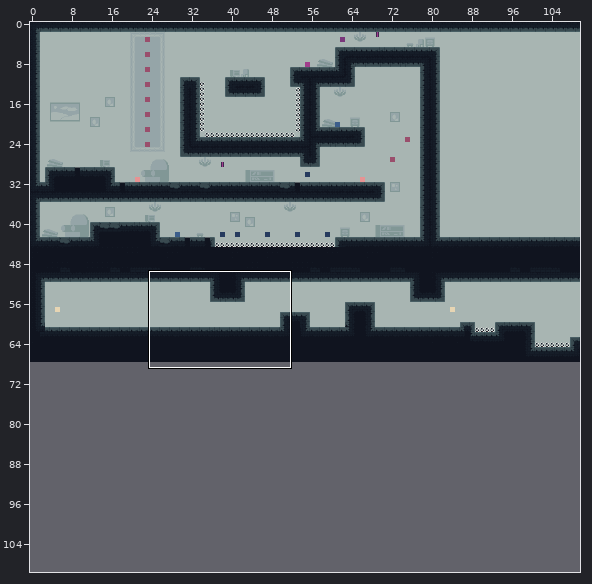
Tiled map: assets/newLevels.tmx. Above: a wide view before the commit, with the close-up outlined.
Close-up. Earlier state:
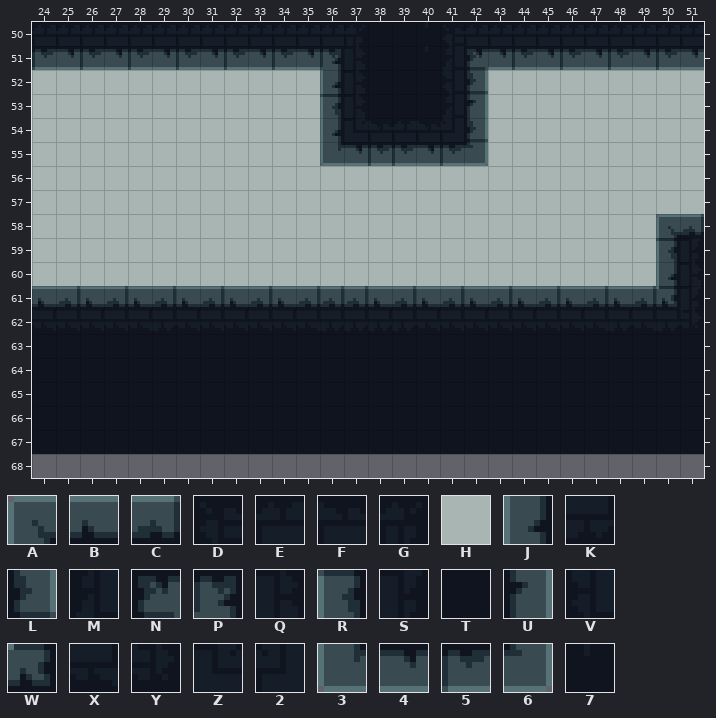
Cells are 8x8 px. Shown: x 24..51, y 50..68. The commit also changed other parts of the map, which this record leaves out.
Key: from "tileset": A 0, B 2, C 3, D 6, E 7, F 8, G 9, H 12, J 32, K 34, L 37, M 38, N 39, P 40, Q 41, R 64, S 65, T 66, U 69, V 70, W 72, X 103, Y 105, Z 129, 2 132, 3 160, 4 161, 5 162, 6 165, 7 418.
_ is an empty cell, # one hidden under a higher layer.
Layers that did not change in this view are not listed.
Layer "bg" before, first column x 24:
50 ____________________________
51 ____________________________
52 ____________________________
53 ____________________________
54 ____________________________
55 ____________________________
56 ______________##HHH_________
57 ______________#HHHH_________
58 ______________#HHHH#________
59 _______________#HHH#________
60 ________________HHH_________
61 ____________________________
62 ____________________________
63 ____________________________
64 ____________________________
65 ____________________________
66 ____________________________
67 ____________________________
68 ____________________________
Layer "ground" before, first column x 24:
50 EEEEEEEEEEEEEGTT7DEEEEEEEEEE
51 545454545454PQTT7MN454545454
52 HHHHHHHHHHHHJQTTTVLHHHHHHHHH
53 HHHHHHHHHHHHRQTTTMUHHHHHHHHH
54 HHHHHHHHHHHHJZFEF2LHHHHHHHHH
55 HHHHHHHHHHHH3455456HHHHHHHHH
56 HHHHHHHHHHHHHHHH___HHHHHHHHH
57 HHHHHHHHHHHHHHH____HHHHHHHHH
58 HHHHHHHHHHHHHHH____HHHHHHHAC
59 HHHHHHHHHHHHHHHH___HHHHHHHRS
60 HHHHHHHHHHHHHHHH___HHHHHHHJQ
61 BCBCBCBCBCBCCCBCBCBCBCBCBCWS
62 XXXXXKXXXXXXKKKKXXXXXXXXKXKY
63 TTTTTTTTTTTTTTTTTTTTTTTTTTTT
64 TTTTTTTTTTTTTTTTTTTTTTTTTTTT
65 TTTTTTTTTTTTTTTTTTTTTTTTTTTT
66 TTTTTTTTTTTTTTTTTTTTTTTTTTTT
67 TTTTTTTTTTTTTTTTTTTTTTTTTTTT
68 ____________________________
Once edited:
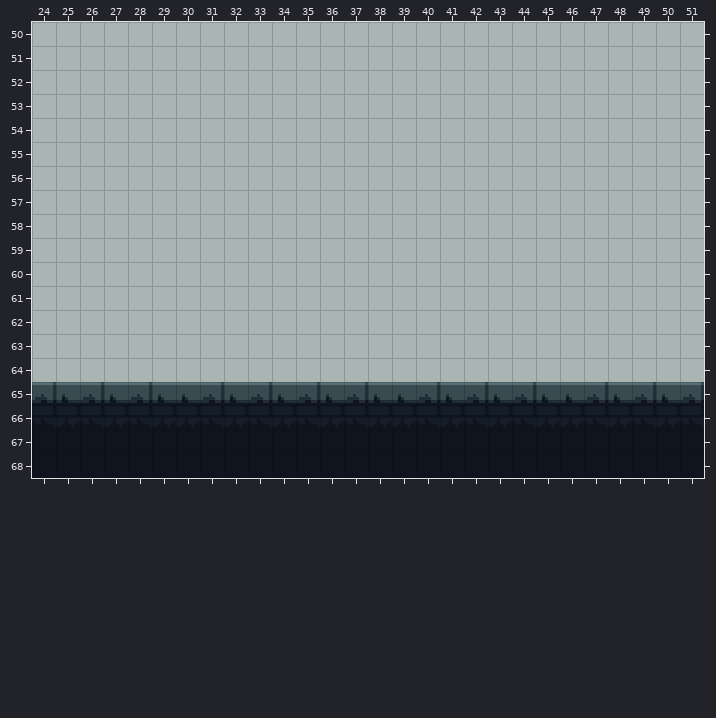
The exact change:
Changed rows in their new state; . is an unchanged cell.
Layer "bg":
first column x 24:
50 HHHHHHHHHHHHHHHHHHHHHHHHHHHH
51 HHHHHHHHHHHHHHHHHHHHHHHHHHHH
52 ............HHHHHHH.........
53 ............HHHHHHH.........
54 ............HHHHHHH.........
55 ............HHHHHHH.........
58 ..........................HH
59 ..........................HH
60 ..........................HH
61 HHHHHHHHHHHHHHHHHHHHHHHHHHHH
62 HHHHHHHHHHHHHHHHHHHHHHHHHHHH
63 HHHHHHHHHHHHHHHHHHHHHHHHHHHH
64 HHHHHHHHHHHHHHHHHHHHHHHHHHHH
Layer "ground":
first column x 24:
50 ____________________________
51 ____________________________
52 ............_______.........
53 ............_______.........
54 ............_______.........
55 ............_______.........
58 ..........................__
59 ..........................__
60 ..........................__
61 ____________________________
62 ____________________________
63 ____________________________
64 ____________________________
65 CBCBCBBCBCBCBCBBCBCBCBBCBCBC
68 TTTTTTTTTTTTTTTTTTTTTTTTTTTT
